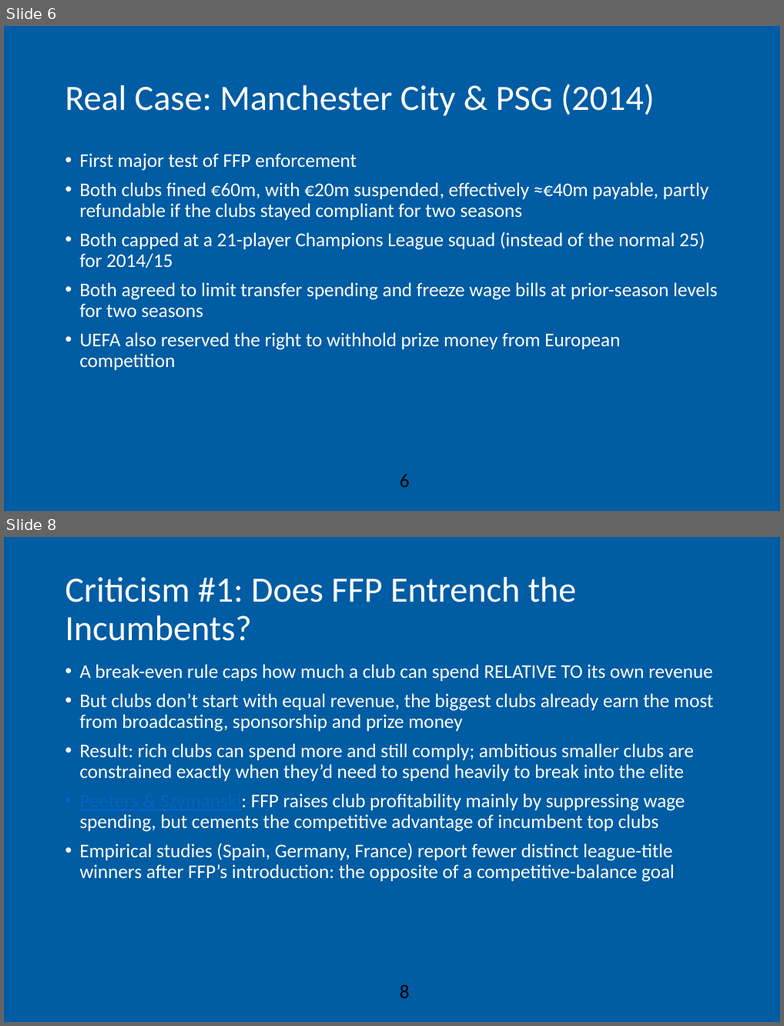
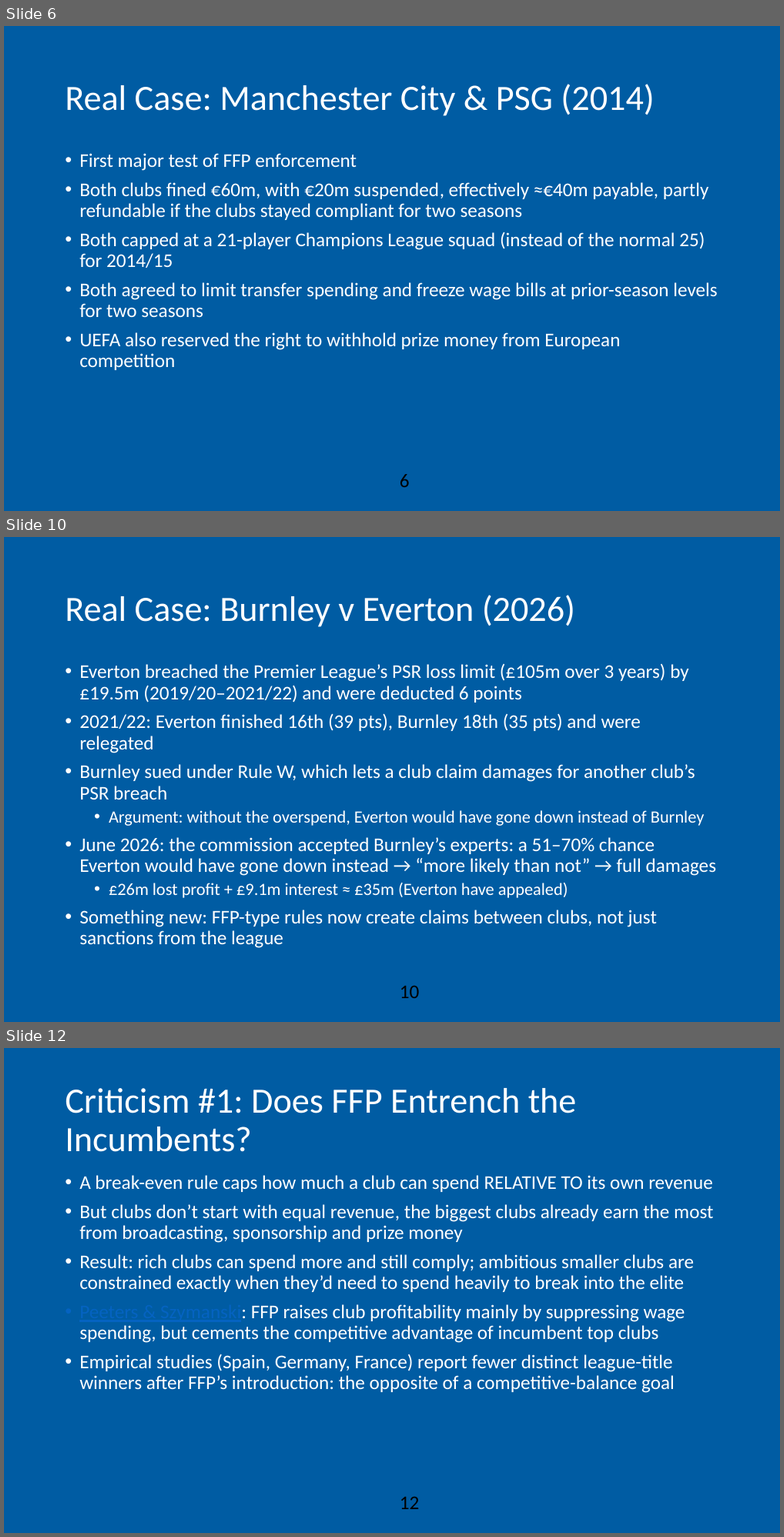
Before and after one commit to AEGDDI/idr305, a slide deck: lectures/L11.pptx. Shown one above the other, each under a label of ours: slides 6 and 8 before the commit, slides 6, 10 and 12 after it; the slides between them are not shown. The pictures are 784x1026 and 784x1537 pixels, drawn with LibreOffice and Linux fonts; fonts in the diff are those of the drawing; background and template pictures are left out. Boxes give left, top, right and bottom in pixels: in the first picture for what was removed or moved away, otherwise in the second. Text is boxed around its words. In the diff, an @@ line names an element or a change of style, - is before the commit and + after.

```diff
--- a/lectures/L11.pptx
+++ b/lectures/L11.pptx
@@ slide 10 added at box(4, 537, 780, 1022), background #FFFFFF; not listed: 2 template elements that a slide beside it also shows @@
@@ title added at box(65, 595, 575, 627), 33 pt, text #FFFFFF @@
+Real Case: Burnley v Everton (2026)
@@ text added at box(79, 664, 716, 948), 18 pt, text #FFFFFF @@
+• Everton breached the Premier League’s PSR loss limit (£105m over 3 years) by £19.5m (2019/20–2021/22) and were deducted 6 points
+• 2021/22: Everton finished 16th (39 pts), Burnley 18th (35 pts) and were relegated
+• Burnley sued under Rule W, which lets a club claim damages for another club’s PSR breach
+  • Argument: without the overspend, Everton would have gone down instead of Burnley
+• June 2026: the commission accepted Burnley’s experts: a 51–70% chance Everton would have gone down instead → “more likely than not” → full damages
+  • £26m lost profit + £9.1m interest ≈ £35m (Everton have appealed)
+• Something new: FFP-type rules now create claims between clubs, not just sanctions from the league
@@ what was slide 8 is now slide 12 @@
@@ page number at box(400, 1496, 420, 1509): text changed @@
-8
+12
```
Also in this commit, not shown: 1 slide changed, 3 other slides added, 2 other files.
